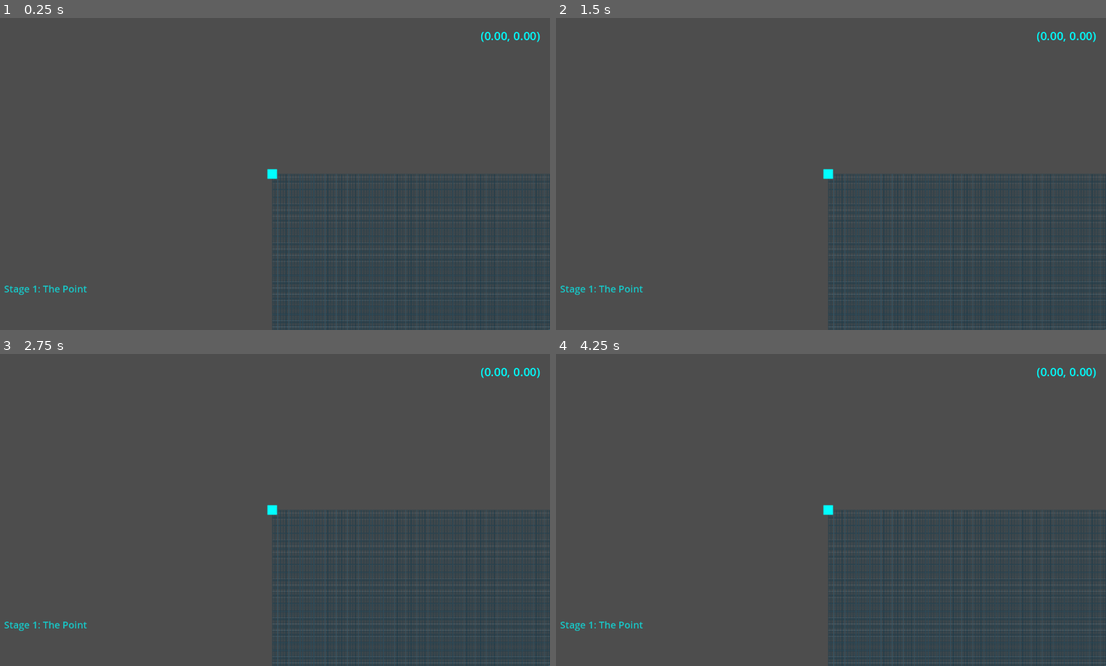
Above: before the commit, frames 1-4 (two rows, left to right).
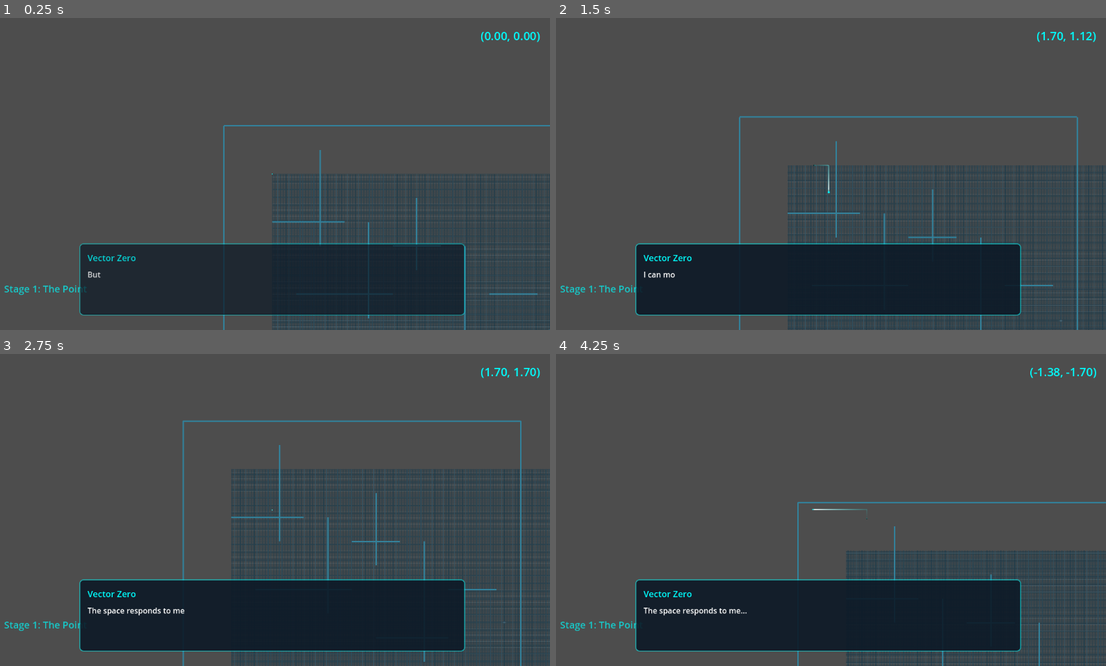
Above: after the commit, the same moments.

Repository: SFMiner/VectorZero
Game: Godot game, scene res://scenes/stages/stage_01_the_point.tscn
The game is run twice, just before and just after one commit, with the same random seed, the same clock (stepped at 60 frames per second) and the same inputs. The project has no main scene, so this scene is started directly.
Inputs:
- Up to frame 1 (0.25 s): no input
- Up to frame 2 (1.5 s): hold D (move_right, bound only after the commit) 0.53-1.28 s; hold Space (dash, bound only after the commit) 0.53-1.28 s; hold S (move_down, bound only after the commit) from 1.28 s (still down); tap Space (dash, bound only after the commit) at 1.35 s
- Up to frame 3 (2.75 s): release S (move_down, bound only after the commit) at 2.03 s; hold D (move_right, bound only after the commit) from 2.03 s (still down); hold Space (dash, bound only after the commit) from 2.03 s (still down)
- Up to frame 4 (4.25 s): release D (move_right, bound only after the commit) at 2.78 s; release Space (dash, bound only after the commit) at 2.78 s; hold W (move_up, bound only after the commit) 2.78-3.53 s; tap Space (dash, bound only after the commit) at 2.85 s; hold A (move_left, bound only after the commit) from 3.53 s (still down); hold Space (dash, bound only after the commit) from 3.53 s (still down)

The runs differ from the first frame. In frame 1, 17% of the frame differs, in the area x 14-100%, y 34-100%; in frame 2, 20%; in frame 3, 24%, in the area x 14-100%, y 4-100%; in frame 4, 22%.

Commit message:
movement and dialog working

Diff:
--- a/project.godot
+++ b/project.godot
@@ -18,6 +18,38 @@
 
 enabled=PackedStringArray("res://addons/godot_mcp/plugin.cfg")
 
+[input]
+
+move_left={
+"deadzone": 0.5,
+"events": [Object(InputEventKey,"resource_local_to_scene":false,"resource_name":"","device":-1,"window_id":0,"alt_pressed":false,"shift_pressed":false,"ctrl_pressed":false,"meta_pressed":false,"pressed":false,"keycode":0,"physical_keycode":65,"key_label":0,"unicode":97,"location":0,"echo":false,"script":null)
+, Object(InputEventKey,"resource_local_to_scene":false,"resource_name":"","device":-1,"window_id":0,"alt_pressed":false,"shift_pressed":false,"ctrl_pressed":false,"meta_pressed":false,"pressed":false,"keycode":0,"physical_keycode":4194319,"key_label":0,"unicode":0,"location":0,"echo":false,"script":null)
+]
+}
+move_right={
+"deadzone": 0.5,
+"events": [Object(InputEventKey,"resource_local_to_scene":false,"resource_name":"","device":-1,"window_id":0,"alt_pressed":false,"shift_pressed":false,"ctrl_pressed":false,"meta_pressed":false,"pressed":false,"keycode":0,"physical_keycode":68,"key_label":0,"unicode":100,"location":0,"echo":false,"script":null)
+, Object(InputEventKey,"resource_local_to_scene":false,"resource_name":"","device":-1,"window_id":0,"alt_pressed":false,"shift_pressed":false,"ctrl_pressed":false,"meta_pressed":false,"pressed":false,"keycode":0,"physical_keycode":4194321,"key_label":0,"unicode":0,"location":0,"echo":false,"script":null)
+]
+}
+move_up={
+"deadzone": 0.5,
+"events": [Object(InputEventKey,"resource_local_to_scene":false,"resource_name":"","device":-1,"window_id":0,"alt_pressed":false,"shift_pressed":false,"ctrl_pressed":false,"meta_pressed":false,"pressed":false,"keycode":0,"physical_keycode":87,"key_label":0,"unicode":119,"location":0,"echo":false,"script":null)
+, Object(InputEventKey,"resource_local_to_scene":false,"resource_name":"","device":-1,"window_id":0,"alt_pressed":false,"shift_pressed":false,"ctrl_pressed":false,"meta_pressed":false,"pressed":false,"keycode":0,"physical_keycode":4194320,"key_label":0,"unicode":0,"location":0,"echo":false,"script":null)
+]
+}
+move_down={
+"deadzone": 0.5,
+"events": [Object(InputEventKey,"resource_local_to_scene":false,"resource_name":"","device":-1,"window_id":0,"alt_pressed":false,"shift_pressed":false,"ctrl_pressed":false,"meta_pressed":false,"pressed":false,"keycode":0,"physical_keycode":83,"key_label":0,"unicode":115,"location":0,"echo":false,"script":null)
+, Object(InputEventKey,"resource_local_to_scene":false,"resource_name":"","device":-1,"window_id":0,"alt_pressed":false,"shift_pressed":false,"ctrl_pressed":false,"meta_pressed":false,"pressed":false,"keycode":0,"physical_keycode":4194322,"key_label":0,"unicode":0,"location":0,"echo":false,"script":null)
+]
+}
+dash={
+"deadzone": 0.5,
+"events": [Object(InputEventKey,"resource_local_to_scene":false,"resource_name":"","device":-1,"window_id":0,"alt_pressed":false,"shift_pressed":false,"ctrl_pressed":false,"meta_pressed":false,"pressed":false,"keycode":0,"physical_keycode":32,"key_label":0,"unicode":32,"location":0,"echo":false,"script":null)
+]
+}
+
 [rendering]
 
 renderer/rendering_method="gl_compatibility"
--- a/scenes/player/player_angle.tscn
+++ b/scenes/player/player_angle.tscn
@@ -1,25 +1,29 @@
 [gd_scene load_steps=2 format=3 uid="uid://dix180w2w1w2w"]
 
-[ext_resource type="Script" path="res://scripts/player/angle_controller.gd" id="1_vj1vj"]
+[ext_resource type="Script" uid="uid://266gr3ct35sl" path="res://scripts/player/angle_controller.gd" id="1_vj1vj"]
 
 [node name="PlayerAngle" type="CharacterBody2D"]
+scale = Vector2(0.10172673, 0.10783632)
 script = ExtResource("1_vj1vj")
 
 [node name="VertexZero" type="Node2D" parent="."]
 
 [node name="Sprite" type="Polygon2D" parent="VertexZero"]
+scale = Vector2(0.10172673, 0.10783632)
 color = Color(0, 1, 1, 1)
 polygon = PackedVector2Array(-5, -5, 5, -5, 5, 5, -5, 5)
 
 [node name="VertexEcho" type="Node2D" parent="."]
 
 [node name="Sprite" type="Polygon2D" parent="VertexEcho"]
+scale = Vector2(0.10172673, 0.10783632)
 color = Color(1, 0, 1, 1)
 polygon = PackedVector2Array(-5, -5, 5, -5, 5, 5, -5, 5)
 
 [node name="VertexAxiom" type="Node2D" parent="."]
 
 [node name="Sprite" type="Polygon2D" parent="VertexAxiom"]
+scale = Vector2(0.10172673, 0.10783632)
 color = Color(1, 1, 0, 1)
 polygon = PackedVector2Array(-5, -5, 5, -5, 5, 5, -5, 5)
 
--- a/scenes/player/player_point.tscn
+++ b/scenes/player/player_point.tscn
@@ -1,9 +1,8 @@
 [gd_scene load_steps=4 format=3 uid="uid://c06v2qj3g6vgy"]
 
-[ext_resource type="Script" path="res://scripts/player/point_controller.gd" id="1_f5w3k"]
+[ext_resource type="Script" uid="uid://blwmew21mpfil" path="res://scripts/player/point_controller.gd" id="1_f5w3k"]
 
 [sub_resource type="CircleShape2D" id="CircleShape2D_n0wma"]
-radius = 10.0
 
 [sub_resource type="Gradient" id="Gradient_j7d3j"]
 colors = PackedColorArray(0, 1, 1, 0, 0, 1, 1, 0.5)
@@ -15,6 +14,7 @@
 shape = SubResource("CircleShape2D_n0wma")
 
 [node name="Sprite" type="Polygon2D" parent="."]
+scale = Vector2(0.1, 0.1)
 color = Color(0, 1, 1, 1)
 polygon = PackedVector2Array(-10, -10, 10, -10, 10, 10, -10, 10)
 
--- a/scenes/stages/stage_01_the_point.tscn
+++ b/scenes/stages/stage_01_the_point.tscn
@@ -1,20 +1,40 @@
-[gd_scene load_steps=5 format=3 uid="uid://cmm3s1yrqbsp7"]
+[gd_scene load_steps=9 format=3 uid="uid://cmm3s1yrqbsp7"]
 
 [ext_resource type="PackedScene" uid="uid://bci2vx3w703j7" path="res://scenes/components/grid.tscn" id="1_grid"]
 [ext_resource type="PackedScene" uid="uid://c06v2qj3g6vgy" path="res://scenes/player/player_point.tscn" id="2_player"]
-[ext_resource type="Script" uid="uid://b6snmniokaaih" path="res://scripts/grid/grid_pulse_manager.gd" id="3_pulse"]
-[ext_resource type="Script" path="res://scripts/ui/coordinate_display.gd" id="4_ui"]
+[ext_resource type="Script" uid="uid://dfm63nweex32o" path="res://scripts/grid/grid_pulse_manager.gd" id="3_5ihu6"]
+[ext_resource type="Script" uid="uid://dmtp6tycc2mj4" path="res://scripts/ui/coordinate_display.gd" id="4_ui"]
+[ext_resource type="Script" uid="uid://cxmqpww5q7jvb" path="res://scripts/stages/maze_generator.gd" id="5_maze"]
+[ext_resource type="Script" uid="uid://bjxivfo5dnt6s" path="res://scripts/ui/dialogue_display.gd" id="6_dialogue"]
+[ext_resource type="Script" uid="uid://jilqhwumqsok" path="res://scripts/stages/stage_01_manager.gd" id="7_manager"]
+
+[sub_resource type="StyleBoxFlat" id="StyleBoxFlat_dialogue"]
+bg_color = Color(0.05, 0.1, 0.15, 0.9)
+border_width_left = 2
+border_width_top = 2
+border_width_right = 2
+border_width_bottom = 2
+border_color = Color(0, 1, 1, 0.5)
+corner_radius_top_left = 8
+corner_radius_top_right = 8
+corner_radius_bottom_right = 8
+corner_radius_bottom_left = 8
 
 [node name="Stage01_ThePoint" type="Node2D"]
+
+[node name="StageManager" type="Node" parent="."]
+script = ExtResource("7_manager")
+dialogue_display_path = NodePath("../CanvasLayer/DialogueDisplay")
+dialogue_triggers_parent_path = NodePath("../DialogueTriggers")
+player_path = NodePath("../Player")
 
 [node name="Grid" parent="." instance=ExtResource("1_grid")]
 
 [node name="GridPulseManager" type="Node" parent="."]
-script = ExtResource("3_pulse")
+script = ExtResource("3_5ihu6")
 
 [node name="Camera2D" type="Camera2D" parent="."]
 position_smoothing_enabled = true
-position_smoothing_speed = 5.0
 
 [node name="Player" parent="." instance=ExtResource("2_player")]
 
@@ -23,6 +43,7 @@
 [node name="Walls" type="Node2D" parent="Environment"]
 
 [node name="MazeGeometry" type="Node2D" parent="Environment"]
+script = ExtResource("5_maze")
 
 [node name="VisualElements" type="Node2D" parent="Environment"]
 
@@ -70,6 +91,44 @@
 theme_override_font_sizes/font_size = 20
 text = "Stage 1: The Point"
 
+[node name="DialogueDisplay" type="PanelContainer" parent="CanvasLayer"]
+anchors_preset = 7
+anchor_left = 0.5
+anchor_top = 1.0
+anchor_right = 0.5
+anchor_bottom = 1.0
+offset_left = -400.0
+offset_top = -180.0
+offset_right = 400.0
+offset_bottom = -30.0
+grow_horizontal = 2
+grow_vertical = 0
+theme_override_styles/panel = SubResource("StyleBoxFlat_dialogue")
+script = ExtResource("6_dialogue")
+
+[node name="Margin" type="MarginContainer" parent="CanvasLayer/DialogueDisplay"]
+layout_mode = 2
+theme_override_constants/margin_left = 15
+theme_override_constants/margin_top = 15
+theme_override_constants/margin_right = 15
+theme_override_constants/margin_bottom = 15
+
+[node name="VBox" type="VBoxContainer" parent="CanvasLayer/DialogueDisplay/Margin"]
+layout_mode = 2
+theme_override_constants/separation = 10
+
+[node name="CharacterName" type="Label" parent="CanvasLayer/DialogueDisplay/Margin/VBox"]
+layout_mode = 2
+theme_override_colors/font_color = Color(0, 1, 1, 1)
+theme_override_font_sizes/font_size = 18
+text = "Vector Zero"
+
+[node name="DialogueText" type="Label" parent="CanvasLayer/DialogueDisplay/Margin/VBox"]
+layout_mode = 2
+theme_override_font_sizes/font_size = 16
+text = "I am... here."
+autowrap_mode = 3
+
 [node name="DialogueTriggers" type="Node2D" parent="."]
 
 [connection signal="position_changed" from="Player" to="Camera2D" method="set_global_position"]
--- a/scripts/player/player_controller.gd
+++ b/scripts/player/player_controller.gd
@@ -52,12 +52,19 @@
 	if not trail or not trail_enabled:
 		return
 
-	# Add current position to trail
-	trail.add_point(global_position)
+	# Add current position to trail (always at local origin)
+	trail.add_point(Vector2.ZERO)
 
 	# Limit trail length
 	if trail.get_point_count() > 50:
 		trail.remove_point(0)
+
+	# Update all existing points to shift them in local space as player moves
+	# This creates the trailing effect - older points stay in world space but shift back in local space
+	for i in range(trail.get_point_count() - 1):
+		var point = trail.get_point_position(i)
+		# Shift point backward relative to player's velocity
+		trail.set_point_position(i, point - velocity * get_physics_process_delta_time())
 
 	# Fade trail over time
 	var alpha_gradient = Gradient.new()
--- a/scripts/player/point_controller.gd
+++ b/scripts/player/point_controller.gd
@@ -98,7 +98,7 @@
 func _update_visuals() -> void:
 	if sprite:
 		# Scale slightly during dash
-		var target_scale = 1.2 if is_dashing else 1.0
+		var target_scale = 0.3 if is_dashing else 0.1
 		sprite.scale = sprite.scale.lerp(Vector2.ONE * target_scale, 0.1)
 
 		# Glow more during dash
--- /dev/null
+++ b/scripts/stages/dialogue_trigger.gd
@@ -0,0 +1,53 @@
+extends Area2D
+class_name DialogueTrigger
+
+## Triggers dialogue when player enters area
+
+# === SIGNALS ===
+signal dialogue_triggered(character: String, text: String)
+
+# === CONFIGURATION ===
+@export var character_name: String = "Vector Zero"
+@export_multiline var dialogue_text: String = ""
+@export var trigger_once: bool = true
+@export var pixels_per_unit: float = 50.0
+
+# === STATE ===
+var has_triggered: bool = false
+
+# === INITIALIZATION ===
+func _ready() -> void:
+	body_entered.connect(_on_body_entered)
+	monitoring = true
+	monitorable = false
+
+# === CALLBACKS ===
+func _on_body_entered(body: Node2D) -> void:
+	if has_triggered and trigger_once:
+		return
+
+	if body.is_in_group("player"):
+		_trigger_dialogue()
+
+func _trigger_dialogue() -> void:
+	has_triggered = true
+	dialogue_triggered.emit(character_name, dialogue_text)
+
+	if trigger_once:
+		monitoring = false
+
+# === HELPER ===
+static func create_at_position(grid_pos: Vector2, radius: float, character: String, text: String, ppu: float = 50.0) -> DialogueTrigger:
+	var trigger = DialogueTrigger.new()
+	trigger.position = grid_pos * ppu
+	trigger.character_name = character
+	trigger.dialogue_text = text
+	trigger.pixels_per_unit = ppu
+
+	var collision = CollisionShape2D.new()
+	var shape = CircleShape2D.new()
+	shape.radius = radius
+	collision.shape = shape
+	trigger.add_child(collision)
+
+	return trigger
--- /dev/null
+++ b/scripts/stages/maze_generator.gd
@@ -0,0 +1,135 @@
+extends Node2D
+class_name MazeGenerator
+
+## Simple maze generator for Stage 01
+## Creates wall segments as StaticBody2D with Line2D visuals
+
+# === CONFIGURATION ===
+@export var pixels_per_unit: float = 50.0
+@export var wall_color: Color = Color(0.2, 0.5, 0.6, 1.0)
+@export var wall_width: float = 3.0
+@export var wall_collision_width: float = 10.0
+
+# === INITIALIZATION ===
+func _ready() -> void:
+	_generate_stage_01_maze()
+
+# === MAZE GENERATION ===
+func _generate_stage_01_maze() -> void:
+	# Simple maze from (0,0) to (10,10)
+	# Format: [start_x, start_y, end_x, end_y] in grid coordinates
+
+	var walls = [
+		# Outer boundary walls
+		[-2, -2, 12, -2],	# Bottom boundary
+		[-2, -2, -2, 12],	# Left boundary
+		[12, -2, 12, 12],	# Right boundary
+		[-2, 12, 12, 12],	# Top boundary
+
+		# Maze interior walls (creating paths and dead ends)
+		# Main path obstacles
+		[2, -1, 2, 3],		# First vertical wall
+		[4, 2, 4, 6],		# Second vertical wall
+		[6, 1, 6, 4],		# Third vertical wall
+		[8, 3, 8, 8],		# Fourth vertical wall
+
+		# Horizontal walls creating maze structure
+		[0, 2, 3, 2],		# Bottom horizontal
+		[1, 5, 5, 5],		# Middle horizontal
+		[6, 7, 9, 7],		# Upper horizontal
+		[3, 9, 7, 9],		# Near top horizontal
+
+		# Dead end walls
+		[5, 3, 7, 3],		# Dead end 1
+		[9, 5, 11, 5],		# Dead end 2
+		[7, 10, 10, 10],	# Dead end 3
+
+		# Goal area frame (open on one side)
+		[9, 9, 11, 9],		# Goal bottom
+		[11, 9, 11, 11],	# Goal right
+		[9, 11, 11, 11],	# Goal top
+	]
+
+	for wall_data in walls:
+		_create_wall_segment(
+			Vector2(wall_data[0], wall_data[1]),
+			Vector2(wall_data[2], wall_data[3])
+		)
+
+	# Create goal marker at (10, 10)
+	_create_goal_marker(Vector2(10, 10))
+
+func _create_wall_segment(grid_start: Vector2, grid_end: Vector2) -> void:
+	# Convert grid coordinates to world position
+	var world_start = grid_start * pixels_per_unit
+	var world_end = grid_end * pixels_per_unit
+
+	# Create StaticBody2D for collision
+	var wall_body = StaticBody2D.new()
+	wall_body.name = "Wall_%d_%d_to_%d_%d" % [grid_start.x, grid_start.y, grid_end.x, grid_end.y]
+	add_child(wall_body)
+
+	# Create collision shape (rectangle along the line)
+	var collision = CollisionShape2D.new()
+	var shape = RectangleShape2D.new()
+
+	# Calculate shape dimensions and position
+	var segment_vector = world_end - world_start
+	var segment_length = segment_vector.length()
+	var segment_angle = segment_vector.angle()
+
+	shape.size = Vector2(segment_length, wall_collision_width)
+	collision.shape = shape
+	collision.position = (world_start + world_end) / 2.0
+	collision.rotation = segment_angle
+
+	wall_body.add_child(collision)
+
+	# Create Line2D for visual representation
+	var line = Line2D.new()
+	line.width = wall_width
+	line.default_color = wall_color
+	line.add_point(world_start)
+	line.add_point(world_end)
+	line.antialiased = true
+
+	add_child(line)
+
+func _create_goal_marker(grid_pos: Vector2) -> void:
+	# Create a glowing goal area at the target position
+	var world_pos = grid_pos * pixels_per_unit
+
+	# Create visual marker (pulsing circle)
+	var marker = Node2D.new()
+	marker.name = "GoalMarker"
+	marker.position = world_pos
+	add_child(marker)
+
+	# Outer circle
+	var outer_circle = Line2D.new()
+	outer_circle.width = 2.0
+	outer_circle.default_color = Color(0, 1, 0, 0.5)
+	var points = _generate_circle_points(30.0, 32)
+	for point in points:
+		outer_circle.add_point(point)
+	outer_circle.add_point(points[0])	# Close the circle
+	marker.add_child(outer_circle)
+
+	# Inner circle
+	var inner_circle = Line2D.new()
+	inner_circle.width = 3.0
+	inner_circle.default_color = Color(0, 1, 0, 0.8)
+	points = _generate_circle_points(15.0, 16)
+	for point in points:
+		inner_circle.add_point(point)
+	inner_circle.add_point(points[0])	# Close the circle
+	marker.add_child(inner_circle)
+
+func _generate_circle_points(radius: float, num_points: int) -> Array:
+	var points = []
+	for i in range(num_points):
+		var angle = (i / float(num_points)) * TAU
+		var x = cos(angle) * radius
+		var y = sin(angle) * radius
+		points.append(Vector2(x, y))
+	return points
--- /dev/null
+++ b/scripts/stages/stage_01_manager.gd
@@ -0,0 +1,111 @@
+extends Node
+class_name Stage01Manager
+
+## Stage 01: The Point - Manager script
+## Handles dialogue triggers and stage-specific logic
+
+# === CONFIGURATION ===
+@export var dialogue_display_path: NodePath
+@export var dialogue_triggers_parent_path: NodePath
+@export var player_path: NodePath
+@export var pixels_per_unit: float = 50.0
+
+# === REFERENCES ===
+var dialogue_display: DialogueDisplay
+var dialogue_triggers_parent: Node2D
+var player: PlayerController
+
+# === STATE ===
+var has_moved: bool = false
+var first_movement_triggered: bool = false
+
+# === INITIALIZATION ===
+func _ready() -> void:
+	_get_references()
+	_create_dialogue_triggers()
+	_connect_player_signals()
+
+func _get_references() -> void:
+	if dialogue_display_path:
+		dialogue_display = get_node(dialogue_display_path)
+	if dialogue_triggers_parent_path:
+		dialogue_triggers_parent = get_node(dialogue_triggers_parent_path)
+	if player_path:
+		player = get_node(player_path)
+	else:
+		var players = get_tree().get_nodes_in_group("player")
+		if players.size() > 0:
+			player = players[0]
+
+	if not dialogue_display:
+		push_error("Stage01Manager: DialogueDisplay not found")
+	if not dialogue_triggers_parent:
+		push_error("Stage01Manager: DialogueTriggers parent not found")
+	if not player:
+		push_error("Stage01Manager: Player not found")
+
+func _connect_player_signals() -> void:
+	if player:
+		player.position_changed.connect(_on_player_position_changed)
+
+func _create_dialogue_triggers() -> void:
+	if not dialogue_triggers_parent:
+		return
+
+	# Origin dialogue trigger (0, 0)
+	var origin_trigger = _create_trigger(
+		Vector2(0, 0),
+		30.0,
+		"Vector Zero",
+		"I am... here. Defined by my position."
+	)
+	dialogue_triggers_parent.add_child(origin_trigger)
+
+	# Second part of origin dialogue
+	var origin_trigger_2 = _create_trigger(
+		Vector2(0, 0),
+		50.0,
+		"Vector Zero",
+		"But I feel... confined. There must be more."
+	)
+	dialogue_triggers_parent.add_child(origin_trigger_2)
+
+	# Integer coordinate triggers (create a few along the path)
+	var coord_positions = [Vector2(2, 2), Vector2(5, 5), Vector2(8, 8)]
+	for pos in coord_positions:
+		var coord_trigger = _create_trigger(
+			pos,
+			25.0,
+			"Vector Zero",
+			"The space responds to me..."
+		)
+		dialogue_triggers_parent.add_child(coord_trigger)
+
+	# Goal trigger at (10, 10)
+	var goal_trigger = _create_trigger(
+		Vector2(10, 10),
+		40.0,
+		"Vector Zero",
+		"I've reached further than I thought possible. What else lies beyond?"
+	)
+	dialogue_triggers_parent.add_child(goal_trigger)
+
+func _create_trigger(grid_pos: Vector2, radius: float, character: String, text: String) -> DialogueTrigger:
+	var trigger = DialogueTrigger.create_at_position(grid_pos, radius, character, text, pixels_per_unit)
+	trigger.dialogue_triggered.connect(_on_dialogue_triggered)
+	return trigger
+
+# === CALLBACKS ===
+func _on_dialogue_triggered(character: String, text: String) -> void:
+	if dialogue_display:
+		dialogue_display.show_dialogue(character, text)
+
+func _on_player_position_changed(new_position: Vector2) -> void:
+	# Trigger "first movement" dialogue after player moves
+	if not has_moved and new_position.length() > 5.0:
+		has_moved = true
+
+	if has_moved and not first_movement_triggered:
+		first_movement_triggered = true
+		await get_tree().create_timer(0.5).timeout
+		_on_dialogue_triggered("Vector Zero", "I can move! I exist beyond this point!")
--- /dev/null
+++ b/scripts/ui/dialogue_display.gd
@@ -0,0 +1,117 @@
+extends PanelContainer
+class_name DialogueDisplay
+
+## Simple dialogue display for Vector Zero
+## Shows character name and dialogue text
+
+# === SIGNALS ===
+signal dialogue_finished
+
+# === CONFIGURATION ===
+@export var text_speed: float = 0.05	# Seconds per character
+@export var auto_advance_delay: float = 2.0	# Seconds after text completes
+@export var fade_duration: float = 0.3
+
+# === REFERENCES ===
+@onready var character_label: Label = $Margin/VBox/CharacterName
+@onready var text_label: Label = $Margin/VBox/DialogueText
+
+# === STATE ===
+var current_text: String = ""
+var display_index: int = 0
+var text_timer: float = 0.0
+var auto_advance_timer: float = 0.0
+var is_displaying: bool = false
+var is_complete: bool = false
+
+# === CHARACTER COLORS ===
+var character_colors = {
+	"Vector Zero": Color.CYAN,
+	"Echo": Color.MAGENTA,
+	"Axiom": Color.YELLOW,
+	"Narrator": Color.WHITE,
+}
+
+# === INITIALIZATION ===
+func _ready() -> void:
+	hide()
+	modulate.a = 0.0
+
+# === PROCESS ===
+func _process(delta: float) -> void:
+	if not is_displaying:
+		return
+
+	if not is_complete:
+		_update_text_display(delta)
+	else:
+		_update_auto_advance(delta)
+
+func _update_text_display(delta: float) -> void:
+	text_timer += delta
+
+	if text_timer >= text_speed:
+		text_timer = 0.0
+		display_index += 1
+
+		if display_index > current_text.length():
+			_complete_text()
+		else:
+			text_label.text = current_text.substr(0, display_index)
+
+func _update_auto_advance(delta: float) -> void:
+	auto_advance_timer += delta
+
+	if auto_advance_timer >= auto_advance_delay:
+		_finish_dialogue()
+
+func _complete_text() -> void:
+	is_complete = true
+	text_label.text = current_text
+	auto_advance_timer = 0.0
+
+func _finish_dialogue() -> void:
+	is_displaying = false
+	is_complete = false
+	_fade_out()
+
+# === PUBLIC METHODS ===
+func show_dialogue(character: String, text: String) -> void:
+	current_text = text
+	display_index = 0
+	text_timer = 0.0
+	auto_advance_timer = 0.0
+	is_displaying = true
+	is_complete = false
+
+	# Set character name and color
+	character_label.text = character
+	var char_color = character_colors[character] if character in character_colors else Color.WHITE
+	character_label.add_theme_color_override("font_color", char_color)
+
+	# Clear text
+	text_label.text = ""
+
+	# Show panel
+	_fade_in()
+
+func skip_to_end() -> void:
+	if is_displaying and not is_complete:
+		_complete_text()
+	elif is_complete:
+		_finish_dialogue()
+
+# === ANIMATION ===
+func _fade_in() -> void:
+	show()
+	var tween = create_tween()
+	tween.tween_property(self, "modulate:a", 1.0, fade_duration)
+
+func _fade_out() -> void:
+	var tween = create_tween()
+	tween.tween_property(self, "modulate:a", 0.0, fade_duration)
+	tween.finished.connect(_on_fade_out_complete)
+
+func _on_fade_out_complete() -> void:
+	hide()
+	dialogue_finished.emit()
Not shown, added: scripts/stages/dialogue_trigger.gd.uid
Not shown, added: scripts/stages/maze_generator.gd.uid
Not shown, added: scripts/stages/stage_01_manager.gd.uid
Not shown, added: scripts/ui/dialogue_display.gd.uid
